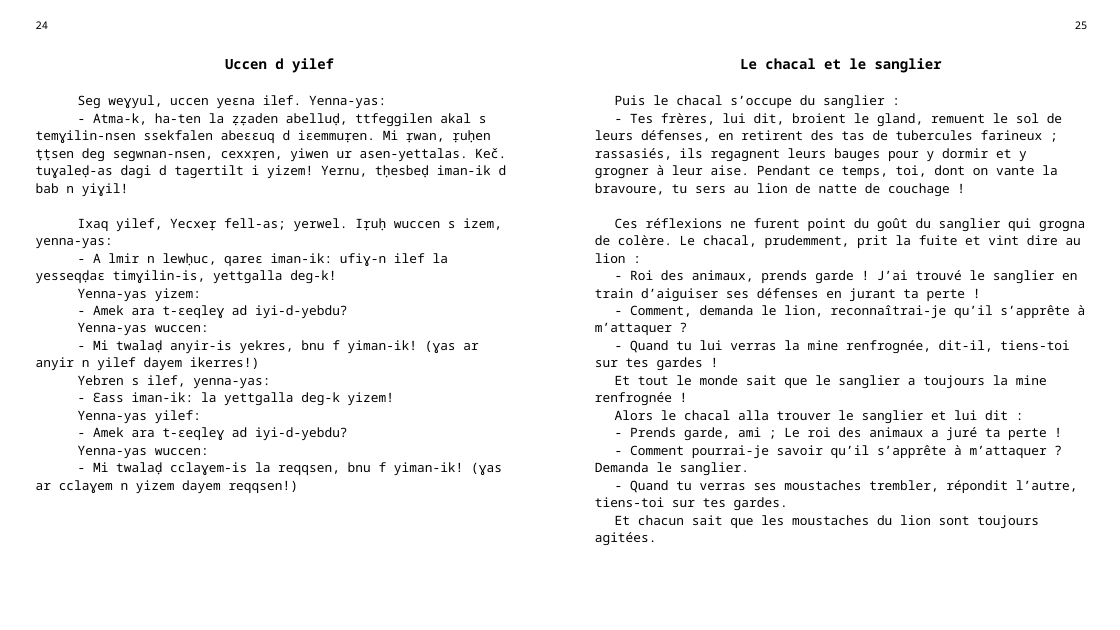
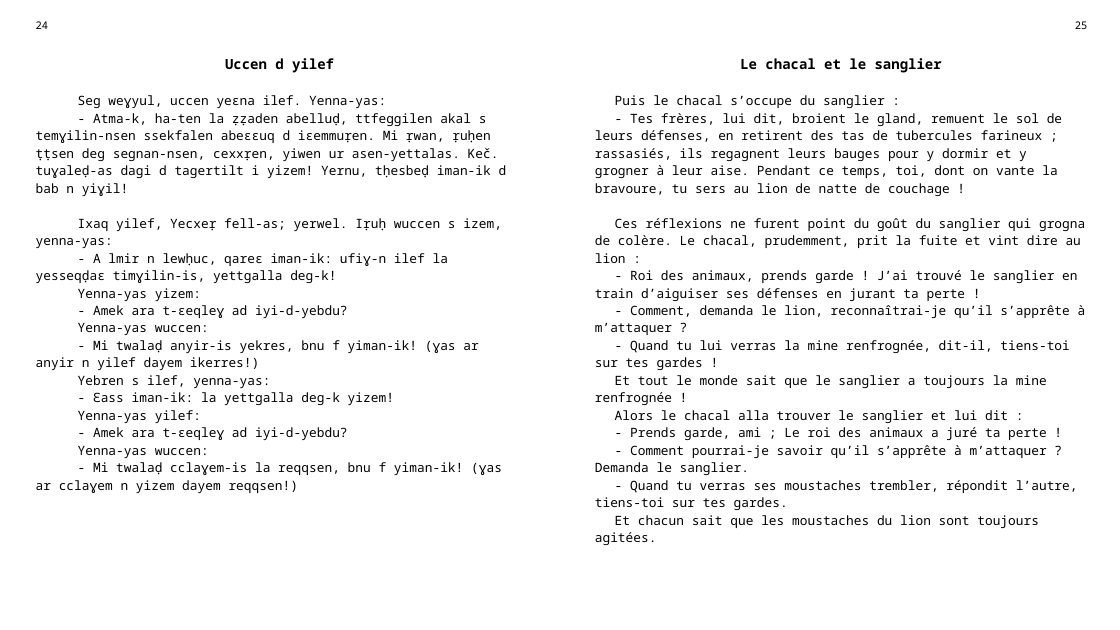
Before and after one commit to sferhah/tamacahut_n_wuccen, a slide deck: slide 8 of Uccen.ConsoleApp/uccen.pptx. Drawn at 1120x630 pixels with LibreOffice and Linux fonts; fonts in the diff are those of the drawing. Boxes give left, top, right and bottom in pixels: in the first picture for what was removed or moved away, otherwise in the second. Text is boxed around its words. In the diff, an @@ line names an element or a change of style, - is before the commit and + after.

```diff
--- a/Uccen.ConsoleApp/uccen.pptx
+++ b/Uccen.ConsoleApp/uccen.pptx
@@ table at [27, 13, 1096, 607] @@
-row 3, column 1: Seg weɣyul, uccen yeɛna ilef. Yenna-yas: / - Atma-k, ha-ten la ẓẓaden abelluḍ, ttfeggilen akal s temɣilin-nsen ssekfalen abeɛɛuq d iɛemmuṛen. Mi ṛwan, ṛuḥen ṭṭsen deg segwnan-nsen, cexxṛen, yiwen ur asen-yettalas. Keč. tuɣaleḍ-as dagi d tagertilt i yizem! Yernu, tḥesbeḍ iman-ik d bab n yiɣil! / Ixaq yilef, Yecxeṛ fell-as; yerwel. Iṛuḥ wuccen s izem, yenna-yas: / - A lmir n lewḥuc, qareɛ iman-ik: ufiɣ-n ilef la yesseqḍaɛ timɣilin-is, yettgalla deg-k! / Yenna-yas yizem: / - Amek ara t-ɛeqleɣ ad iyi-d-yebdu? / Yenna-yas wuccen: / - Mi twalaḍ anyir-is yekres, bnu f yiman-ik! (ɣas ar anyir n yilef dayem ikerres!) / Yebren s ilef, yenna-yas: / - Ɛass iman-ik: la yettgalla deg-k yizem! / Yenna-yas yilef: / - Amek ara t-ɛeqleɣ ad iyi-d-yebdu? / Yenna-yas wuccen: / - Mi twalaḍ cclaɣem-is la reqqsen, bnu f yiman-ik! (ɣas ar cclaɣem n yizem dayem reqqsen!)
+row 3, column 1: Seg weɣyul, uccen yeɛna ilef. Yenna-yas: / - Atma-k, ha-ten la ẓẓaden abelluḍ, ttfeggilen akal s temɣilin-nsen ssekfalen abeɛɛuq d iɛemmuṛen. Mi ṛwan, ṛuḥen ṭṭsen deg segnan-nsen, cexxṛen, yiwen ur asen-yettalas. Keč. tuɣaleḍ-as dagi d tagertilt i yizem! Yernu, tḥesbeḍ iman-ik d bab n yiɣil! / Ixaq yilef, Yecxeṛ fell-as; yerwel. Iṛuḥ wuccen s izem, yenna-yas: / - A lmir n lewḥuc, qareɛ iman-ik: ufiɣ-n ilef la yesseqḍaɛ timɣilin-is, yettgalla deg-k! / Yenna-yas yizem: / - Amek ara t-ɛeqleɣ ad iyi-d-yebdu? / Yenna-yas wuccen: / - Mi twalaḍ anyir-is yekres, bnu f yiman-ik! (ɣas ar anyir n yilef dayem ikerres!) / Yebren s ilef, yenna-yas: / - Ɛass iman-ik: la yettgalla deg-k yizem! / Yenna-yas yilef: / - Amek ara t-ɛeqleɣ ad iyi-d-yebdu? / Yenna-yas wuccen: / - Mi twalaḍ cclaɣem-is la reqqsen, bnu f yiman-ik! (ɣas ar cclaɣem n yizem dayem reqqsen!)
```
Also in this commit, not shown: 2 other slides changed, 1 other file.
